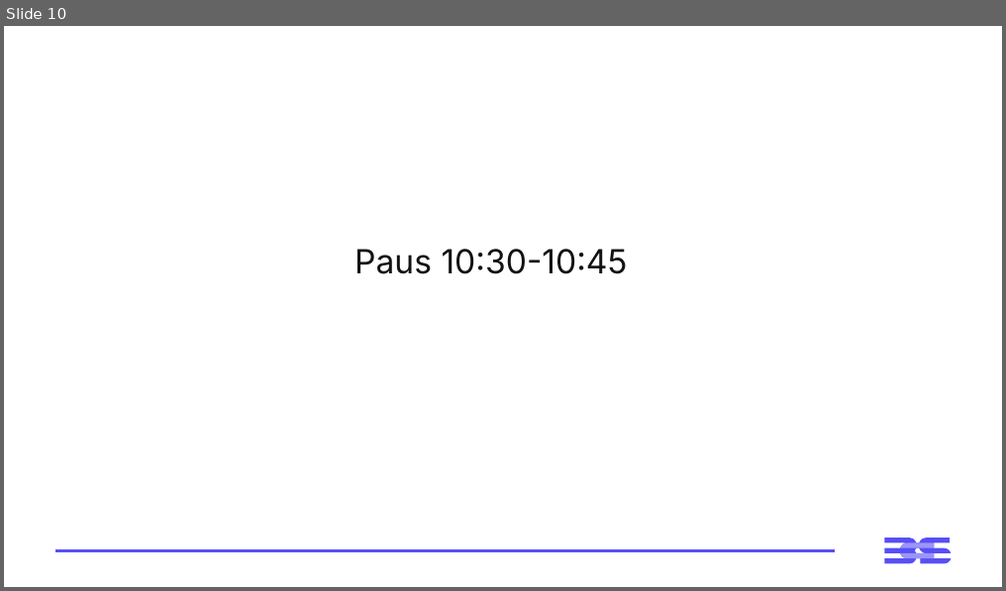
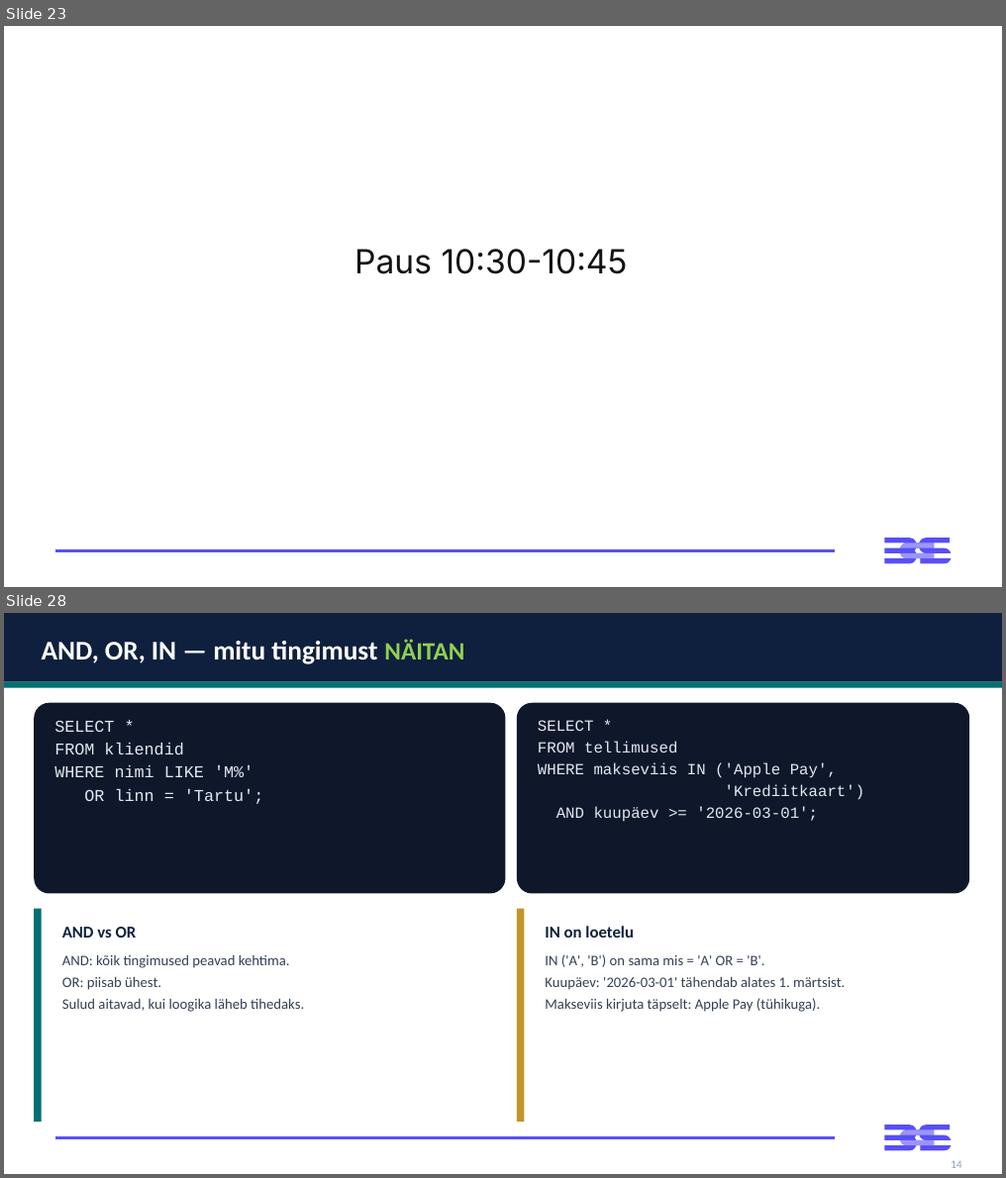
Before and after one commit to emilieabel/andmetarkus, a slide deck: Materjalid/Day6 SQL/6-paev-andmetarkus-esitlus.pptx. Shown one above the other, each under a label of ours: slide 10 before the commit, slides 23 and 28 after it; the slides between them are not shown. The pictures are 1006x591 and 1006x1178 pixels, drawn with LibreOffice and Linux fonts; fonts in the diff are those of the drawing. Boxes give left, top, right and bottom in pixels: in the first picture for what was removed or moved away, otherwise in the second. Text is boxed around its words. In the diff, an @@ line names an element or a change of style, - is before the commit and + after.

```diff
--- a/Materjalid/Day6 SQL/6-paev-andmetarkus-esitlus.pptx
+++ b/Materjalid/Day6 SQL/6-paev-andmetarkus-esitlus.pptx
@@ slide 28 added at <box>4,613,1002,1174</box>, background #FFFFFF; not listed: 3 template elements that a slide beside it also shows @@
@@ rectangle added at <box>4,613,1002,682</box>, fill #0F203E @@
@@ text added at <box>42,639,464,664</box>, 26 pt, text #FFFFFF, bold @@
+AND, OR, IN — mitu tingimust NÄITAN
@@ rectangle added at <box>4,682,1002,688</box>, fill #007073 @@
@@ rounded rectangle added at <box>34,703,506,894</box>, fill #0F172A @@
@@ text added at <box>54,720,263,804</box>, 16 pt, text #E2E8F0 @@
+SELECT *
+FROM kliendid
+WHERE nimi LIKE 'M%'
+OR linn = 'Tartu';
@@ rounded rectangle added at <box>517,703,969,894</box>, fill #0F172A @@
@@ text added at <box>538,720,865,822</box>, 15 pt, text #E2E8F0 @@
+SELECT *
+FROM tellimused
+WHERE makseviis IN ('Apple Pay',
+'Krediitkaart')
+AND kuupäev >= '2026-03-01';
@@ rounded rectangle added at <box>34,909,506,1122</box>, fill #FFFFFF @@
@@ rectangle added at <box>34,909,42,1122</box>, fill #007073 @@
@@ rounded rectangle added at <box>517,909,969,1122</box>, fill #FFFFFF @@
@@ rectangle added at <box>517,909,525,1122</box>, fill #C49526 @@
@@ text added at <box>62,927,137,938</box>, 16 pt, text #0F203E, bold @@
+AND vs OR
@@ text added at <box>545,926,634,938</box>, 16 pt, text #0F203E, bold @@
+IN on loetelu
@@ text added at <box>62,955,304,1012</box>, 14 pt, text #334155 @@
+AND: kõik tingimused peavad kehtima.
+OR: piisab ühest.
+Sulud aitavad, kui loogika läheb tihedaks.
@@ text added at <box>545,955,845,1012</box>, 14 pt, text #334155 @@
+IN ('A', 'B') on sama mis = 'A' OR = 'B'.
+Kuupäev: '2026-03-01' tähendab alates 1. märtsist.
+Makseviis kirjuta täpselt: Apple Pay (tühikuga).
@@ text added at <box>950,1160,962,1168</box>, 11 pt, text #94A3B8 @@
+14
@@ what was slide 10 is now slide 23 @@
```
Also in this commit, not shown: 5 slides changed, 26 other slides added, 9 slides removed, 59 other files.
